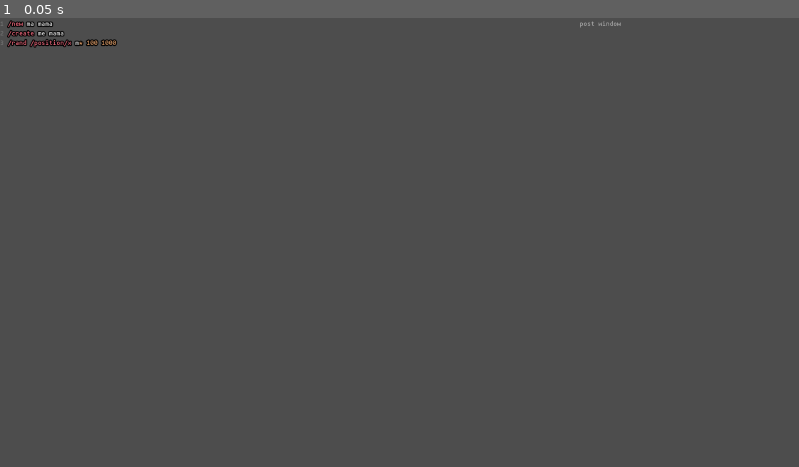
Above: before the commit, frame 1.
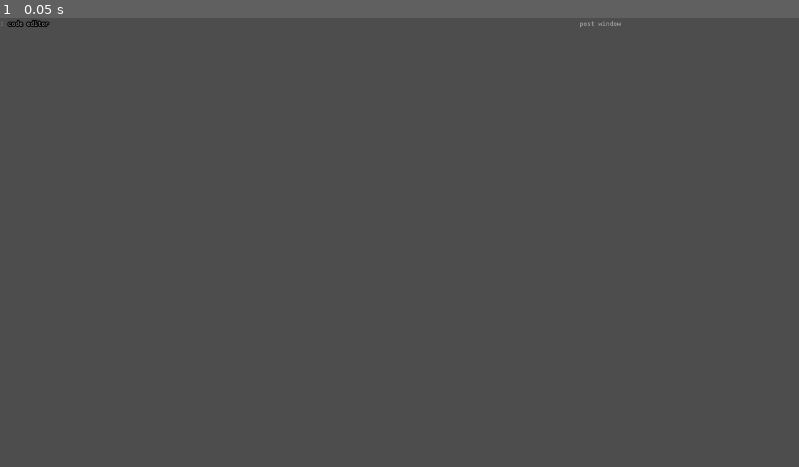
Above: after the commit, the same moment.

Repository: loopier/animatron
Game: Godot game, scene res://main.tscn
Two runs of this game, one before a commit and one after it. Both use one fixed random seed, a clock stepped at 60 frames per second and the inputs below.
Inputs:
- Up to frame 1 (0.05 s): no input

The runs differ from the first frame. In frame 1, 0.3% of the frame differs, in the area x 0-15%, y 0-7%.

Commit message:
Clean editor

Diff:
--- a/main.tscn
+++ b/main.tscn
@@ -36,9 +36,6 @@
 theme = ExtResource("3_fotw2")
 theme_override_colors/font_outline_color = Color(0, 0, 0, 1)
 theme_override_constants/outline_size = 10
-text = "/new ma mama
-/create me mama
-/rand /position/x m* 100 1000"
 placeholder_text = "code editor"
 caret_type = 1
 syntax_highlighter = SubResource("CodeHighlighter_833ra")
